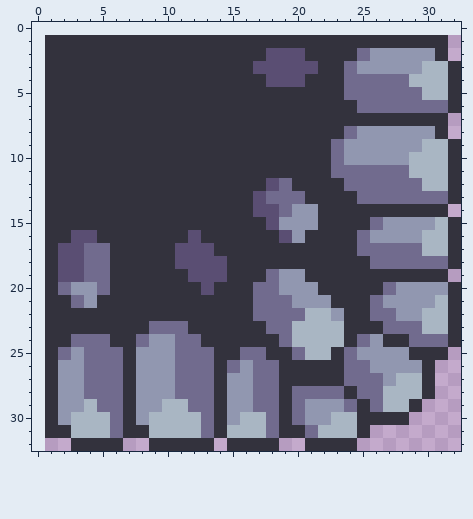
Pixel-art sprite, stored at packages/map_editor/assets/images/tilesets/pirate_tileset_pixel_frog/bottom_right.png. Above: the version before the commit.
The file is 32x33 pixels. The old version is drawn lined up with the new one, on the new canvas.
Now the later version:
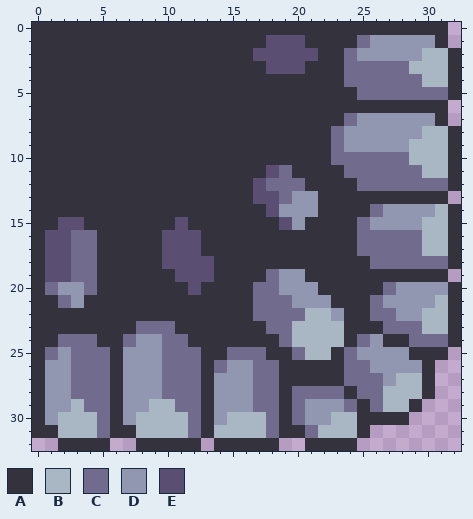
Palette (. is transparent): A #33323d  B #a9b6c3  C #716b8e  D #9197b0  E #5a4e73
The edit:
canvas 32x33 -> 33x33, the old top-left corner now at 1,1 (the part of the old canvas that was cut away was empty and is not shown)
Changed rows in their new state; - is an unchanged pixel.
first column x 0:
 0 AAAAAAAAAAAAAAAAAAAAAAAAAAAAAAAA-
 1 A-----------------EEE----CDDDDD--
 2 A----------------E---E--CD----BBA
 3 A----------------A---A---CCCCB---
 4 A-----------------AAA--------C---
 5 A-----------------------A-----CC-
 6 A------------------------AAAAAAA.
 7 A-----------------------CDDDDDD--
 8 A----------------------CD-----BBA
 9 A----------------------------B---
10 A-----------------------CCCCC----
11 A-----------------EC---A-----C---
12 A----------------EC-C---A-----CC-
13 A-----------------E-DD---AAAAAAA.
14 A----------------A-D------CDDDDBA
15 A-EE-------E------AE-A---CD---B--
16 AEECC-----EE-------AA-----CCCC---
17 AE-C-A----E--A-------------------
18 AE-C-A----E---A------------------
19 AE-C-A-----E--A------------------
20 ACD-CA------EA-------------------
21 A-CDA----------------------------
22 A--------------------------------
23 A-------C--A---------------------
24 A-C--A-CD-C-A--------------------
25 ACDC--AD--C--A-C-----------------
26 AD-C--AD--C--ACD-----------------
27 AD-C--AD--C--AD------------------
28 AD-C--AD--C--AD------------------
29 AD-BC-AD-B-C-AD------------------
30 ADB--CADB---CADB-----------------
31 A-B--CA-B---CAB------------------
32 --A---.-A----.A------------------
Boxes around the changes in both pictures, in picture pixels (x1, y1, x2, y2):
changed: (32, 22, 461, 451)
